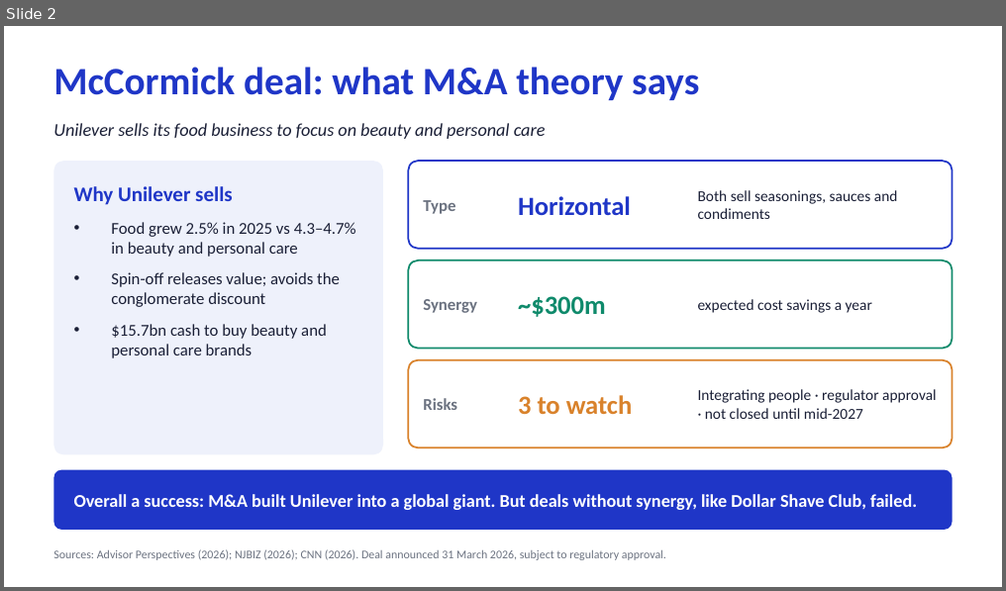
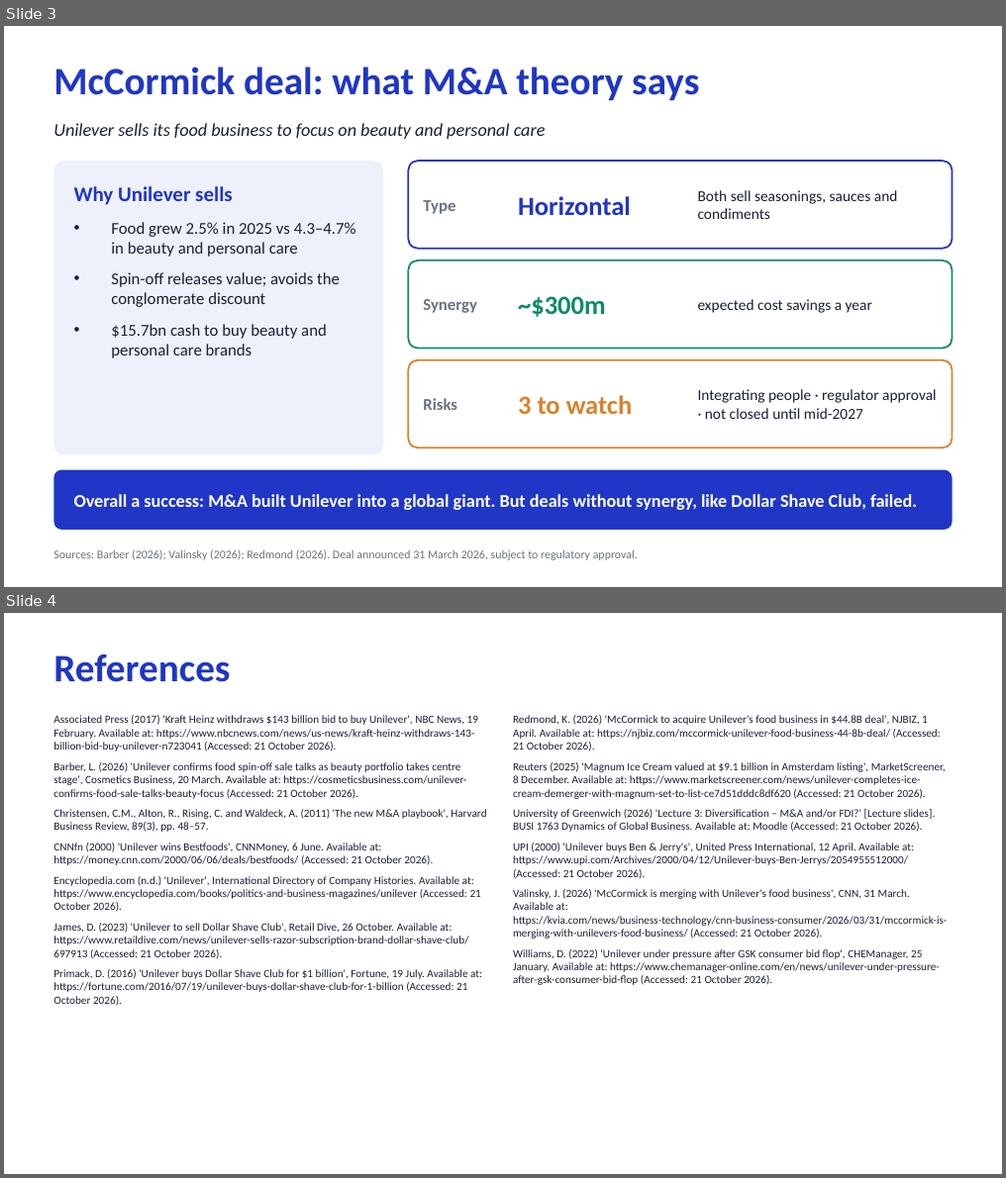
Before and after one commit to dollar3651314/mymba, a slide deck: content/busi1763/files/Unilever_MA_EN.pptx. Shown one above the other, each under a label of ours: slide 2 before the commit, slides 3 and 4 after it. The pictures are 1006x591 and 1006x1178 pixels, drawn with LibreOffice and Linux fonts; fonts in the diff are those of the drawing. Boxes give left, top, right and bottom in pixels: in the first picture for what was removed or moved away, otherwise in the second. Text is boxed around its words. In the diff, an @@ line names an element or a change of style, - is before the commit and + after.

```diff
--- a/content/busi1763/files/Unilever_MA_EN.pptx
+++ b/content/busi1763/files/Unilever_MA_EN.pptx
@@ slide 4 added at (4, 613, 1002, 1174), background #FFFFFF @@
@@ title added at (54, 654, 230, 682), 28 pt, text #1F36C7, bold @@
+References
@@ text added at (54, 715, 486, 1006), 8 pt, text #1A1F36 @@
+Associated Press (2017) 'Kraft Heinz withdraws $143 billion bid to buy Unilever', NBC News, 19 February. Available at: https://www.nbcnews.com/news/us-news/kraft-heinz-withdraws-143-billion-bid-buy-unilever-n723041 (Accessed: 21 October 2026).
+Barber, L. (2026) 'Unilever confirms food spin-off sale talks as beauty portfolio takes centre stage', Cosmetics Business, 20 March. Available at: https://cosmeticsbusiness.com/unilever-confirms-food-sale-talks-beauty-focus (Accessed: 21 October 2026).
+Christensen, C.M., Alton, R., Rising, C. and Waldeck, A. (2011) 'The new M&A playbook', Harvard Business Review, 89(3), pp. 48–57.
+CNNfn (2000) 'Unilever wins Bestfoods', CNNMoney, 6 June. Available at: https://money.cnn.com/2000/06/06/deals/bestfoods/ (Accessed: 21 October 2026).
+Encyclopedia.com (n.d.) 'Unilever', International Directory of Company Histories. Available at: https://www.encyclopedia.com/books/politics-and-business-magazines/unilever (Accessed: 21 October 2026).
+James, D. (2023) 'Unilever to sell Dollar Shave Club', Retail Dive, 26 October. Available at: https://www.retaildive.com/news/unilever-sells-razor-subscription-brand-dollar-shave-club/697913 (Accessed: 21 October 2026).
+Primack, D. (2016) 'Unilever buys Dollar Shave Club for $1 billion', Fortune, 19 July. Available at: https://fortune.com/2016/07/19/unilever-buys-dollar-shave-club-for-1-billion (Accessed: 21 October 2026).
@@ text added at (513, 715, 946, 985), 8 pt, text #1A1F36 @@
+Redmond, K. (2026) 'McCormick to acquire Unilever's food business in $44.8B deal', NJBIZ, 1 April. Available at: https://njbiz.com/mccormick-unilever-food-business-44-8b-deal/ (Accessed: 21 October 2026).
+Reuters (2025) 'Magnum Ice Cream valued at $9.1 billion in Amsterdam listing', MarketScreener, 8 December. Available at: https://www.marketscreener.com/news/unilever-completes-ice-cream-demerger-with-magnum-set-to-list-ce7d51dddc8df620 (Accessed: 21 October 2026).
+University of Greenwich (2026) 'Lecture 3: Diversification – M&A and/or FDI?' [Lecture slides]. BUSI 1763 Dynamics of Global Business. Available at: Moodle (Accessed: 21 October 2026).
+UPI (2000) 'Unilever buys Ben & Jerry's', United Press International, 12 April. Available at: https://www.upi.com/Archives/2000/04/12/Unilever-buys-Ben-Jerrys/2054955512000/ (Accessed: 21 October 2026).
+Valinsky, J. (2026) 'McCormick is merging with Unilever's food business', CNN, 31 March. Available at: https://kvia.com/news/business-technology/cnn-business-consumer/2026/03/31/mccormick-is-merging-with-unilevers-food-business/ (Accessed: 21 October 2026).
+Williams, D. (2022) 'Unilever under pressure after GSK consumer bid flop', CHEManager, 25 January. Available at: https://www.chemanager-online.com/en/news/unilever-under-pressure-after-gsk-consumer-bid-flop (Accessed: 21 October 2026).
@@ what was slide 2 is now slide 3 @@
@@ slide 3 changed as well @@
@@ text at (54, 550, 638, 561): text changed @@
-Sources: Advisor Perspectives (2026); NJBIZ (2026); CNN (2026). Deal announced 31 March 2026, subject to regulatory approval.
+Sources: Barber (2026); Valinsky (2026); Redmond (2026). Deal announced 31 March 2026, subject to regulatory approval.
```
Also in this commit, not shown: 1 other slide changed, 1 other slide added, 5 other files.
